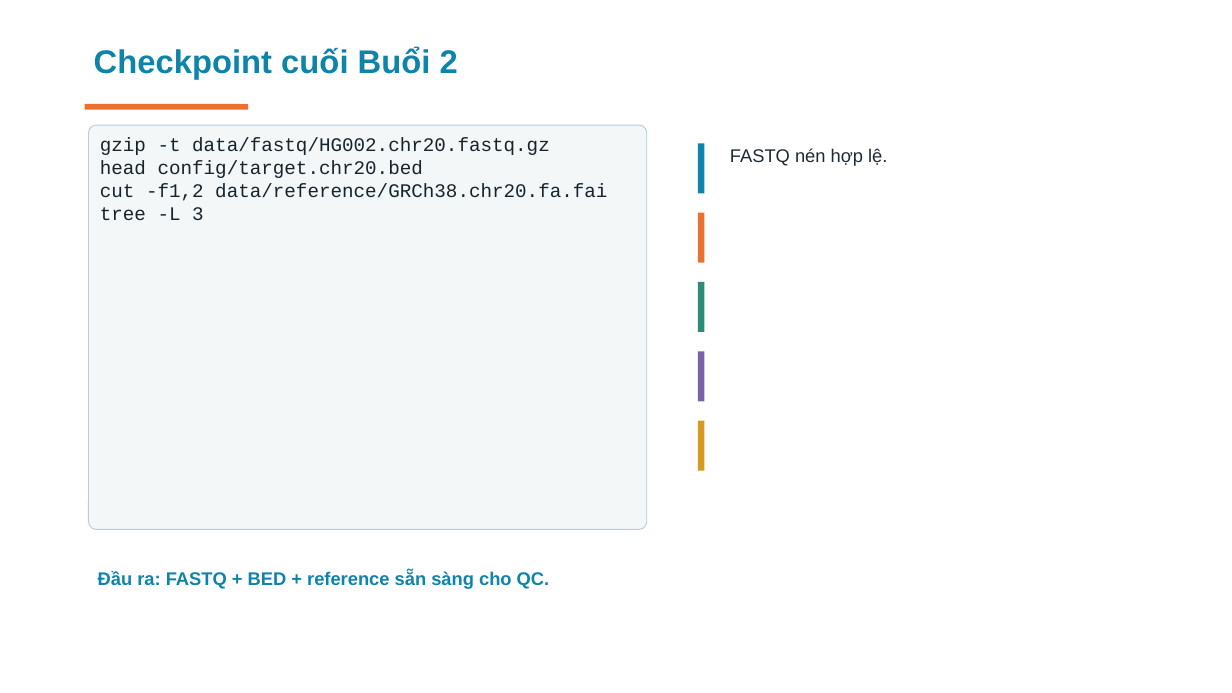
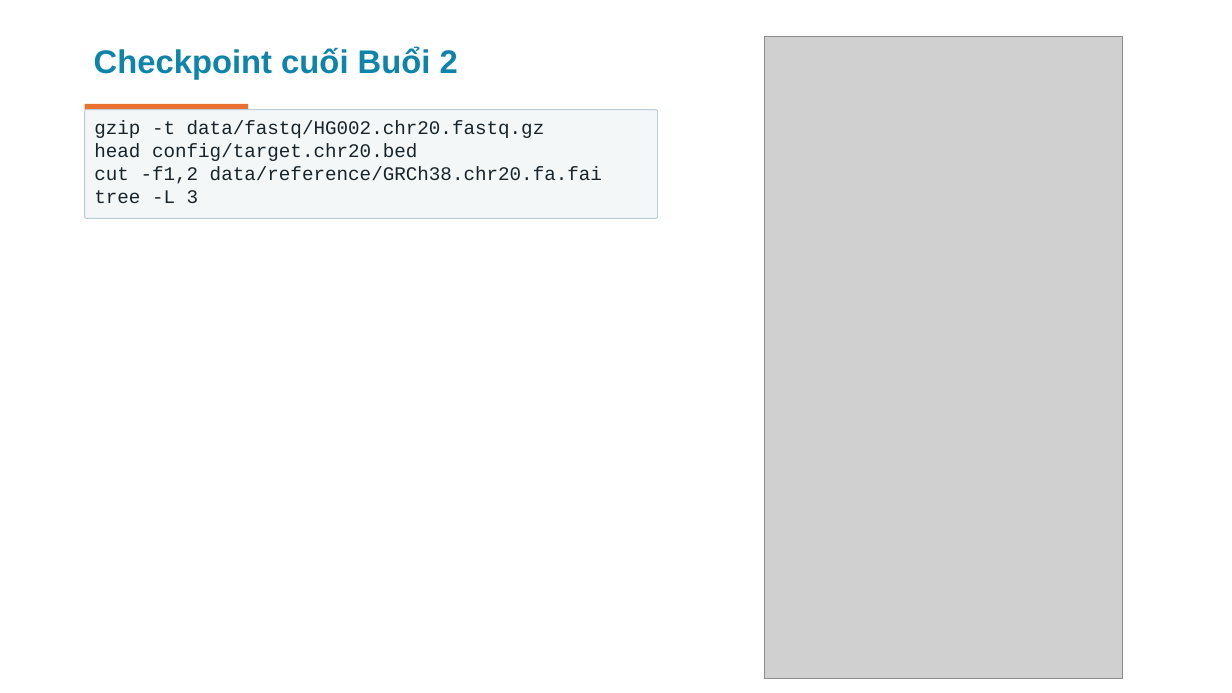
Before and after one commit to lamnvcnsh/ONT_Bioinformatics_Course, a slide deck: slide 19 of lectures/02/Lecture02.pptx. Drawn at 1232x693 pixels with LibreOffice and Linux fonts; fonts in the diff are those of the drawing; grey boxes stand for pictures. Boxes give left, top, right and bottom in pixels: in the first picture for what was removed or moved away, otherwise in the second. Text is boxed around its words. In the diff, an @@ line names an element or a change of style, - is before the commit and + after.

Commit message:
update lecture 02

```diff
--- a/lectures/02/Lecture02.pptx
+++ b/lectures/02/Lecture02.pptx
@@ picture added at box(765, 37, 1123, 679) @@
@@ rounded rectangle "gzip -t data/fastq/HG002.chr20.fastq.gz": place and size @@
-rounded rectangle "gzip -t data/fastq/HG002.chr20.fastq.gz" at box(89, 125, 647, 530)
+rounded rectangle "gzip -t data/fastq/HG002.chr20.fastq.gz" at box(85, 110, 658, 219)
@@ rectangle removed at box(698, 143, 704, 193) @@
@@ text removed at box(730, 148, 887, 166) @@
-FASTQ nén hợp lệ.
@@ rectangle removed at box(698, 213, 704, 262) @@
@@ rectangle removed at box(698, 282, 704, 332) @@
@@ rectangle removed at box(698, 351, 704, 401) @@
@@ rectangle removed at box(698, 421, 704, 470) @@
@@ text removed at box(98, 571, 550, 589) @@
-Đầu ra: FASTQ + BED + reference sẵn sàng cho QC.
```
Also in this commit, not shown: 2 other slides changed, 1 other file.
